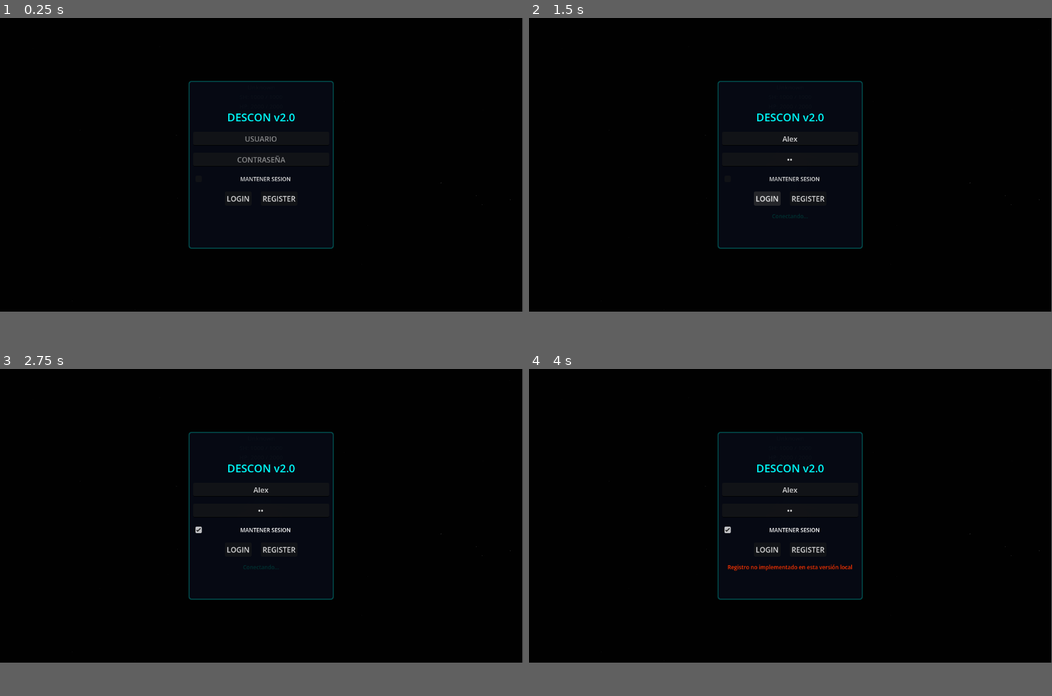
Above: before the commit, frames 1-4 (two rows, left to right).
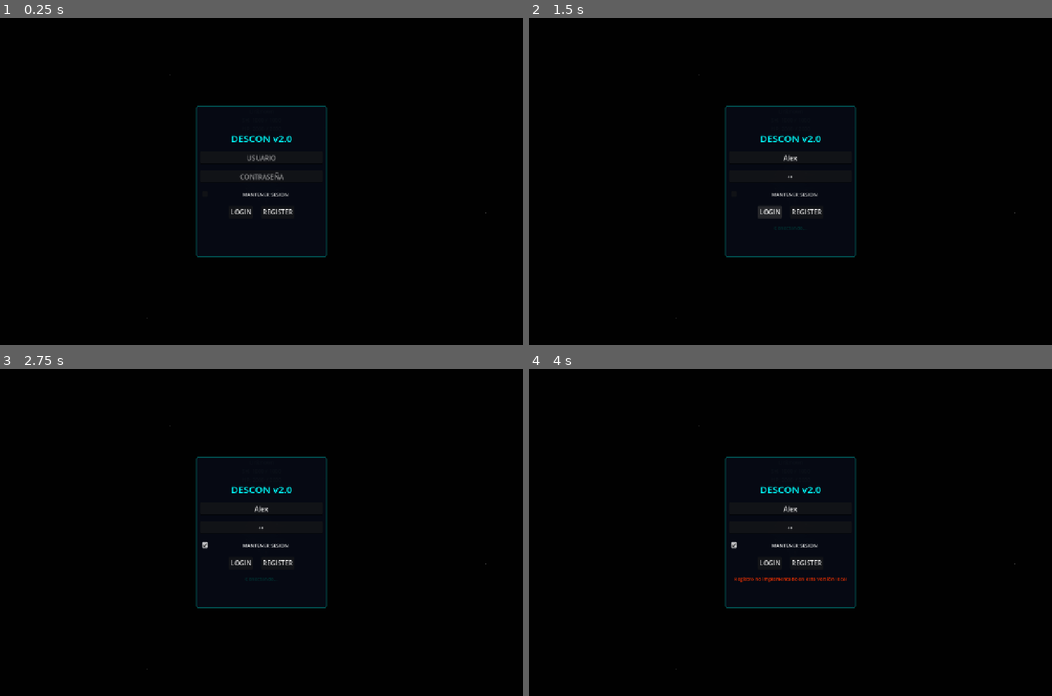
Above: after the commit, the same moments.

Repository: Ohcul94/Descon
Game: Godot game, scene res://scenes/MainGame.tscn
Same seed, same stepped clock (60 frames per second), same inputs: the game is played once before the commit and once after it. The engine's default icon, where the game draws it, is replaced by a stand-in: a white triangle on a blue panel in a dark square.
Inputs (mouse positions are in pixels of both pictures, inside the frame that each line leads up to):
- Up to frame 1 (0.25 s): no input
- Up to frame 2 (1.5 s): click (790, 138) at 0.52 s; type "Alex" at 0.6 s; click (790, 158) at 0.75 s; type "12" at 0.83 s; click "LOGIN" at 1.25 s
- Up to frame 3 (2.75 s): click "MANTENER SESION" at 2 s
- Up to frame 4 (4 s): click "REGISTER" at 2.75 s; tap Enter (ui_accept) at 3.5, 3.77 s; move the mouse to (905, 499) at 3.52 s; hold D from 3.53 s (still down); hold Q (fire_laser) from 3.53 s (still down); click (905, 499) at 3.67 s
In our replay, the window is 799x449 before the commit and 800x500 after it. These sizes can differ from the game's own. Grey fills any space a smaller window leaves; there, only what the larger window draws over its background counts as a difference.

The runs differ from the first frame. In frame 1, 1.9% of the frame differs, in the area x 36-98%, y 19-74%; in frame 2, 2.0%; in frame 3, 1.8%; in frame 4, 2.1%.

Commit message:
Ultimso Ajustes para Verison (WEB, ANDROID, y WINDOWS)

Diff:
--- a/descon/project.godot
+++ b/descon/project.godot
@@ -22,6 +22,13 @@
 GameConstants="*res://scripts/autoloads/Constants.gd"
 PartyManager="*res://scripts/systems/PartyManager.gd"
 VFXSystem="*res://scripts/systems/VFXManager.gd"
+
+[display]
+
+window/size/viewport_width=1280
+window/size/viewport_height=800
+window/stretch/mode="canvas_items"
+window/stretch/aspect="expand"
 
 [editor]
 
@@ -64,3 +71,4 @@
 rendering_device/driver.windows="d3d12"
 renderer/rendering_method="gl_compatibility"
 renderer/rendering_method.mobile="gl_compatibility"
+textures/vram_compression/import_etc2_astc=true
--- a/descon/scripts/autoloads/NetworkManager.gd
+++ b/descon/scripts/autoloads/NetworkManager.gd
@@ -55,7 +55,14 @@
 
 	login_name = p_name
 	auth_token = p_token
-	var url = "ws://" + str(ip) + ":" + str(port) + "/socket.io/?EIO=4&transport=websocket"
+	var url = ""
+	if ip.contains(".") and not ip.is_valid_ip_address():
+		# Es un dominio (ej. Cloudflare Tunnel), usamos WSS y omitimos el puerto manual si es estándar
+		url = "wss://" + ip + "/socket.io/?EIO=4&transport=websocket"
+	else:
+		# Es una IP clásica (ej. 127.0.0.1 o tu IP pública), usamos WS y el puerto
+		url = "ws://" + str(ip) + ":" + str(port) + "/socket.io/?EIO=4&transport=websocket"
+
 	print("[NET] Conectando a ", url)
 	var err = socket.connect_to_url(url)
 	if err != OK:
--- a/descon/scripts/systems/LoginUI.gd
+++ b/descon/scripts/systems/LoginUI.gd
@@ -29,6 +29,16 @@
 		NetworkManager.login_success.connect(_on_auth_success)
 		if not NetworkManager.connection_lost.is_connected(_on_connection_lost):
 			NetworkManager.connection_lost.connect(_on_connection_lost)
+
+	# v214.200: FIX TÁCTIL PARA TABLETS (Forzar foco al tocar inputs)
+	if user_input: user_input.gui_input.connect(_on_input_gui_input.bind(user_input))
+	if pass_input: pass_input.gui_input.connect(_on_input_gui_input.bind(pass_input))
+
+func _on_input_gui_input(event: InputEvent, node: LineEdit):
+	if event is InputEventMouseButton and event.pressed:
+		node.grab_focus()
+		if OS.has_feature("mobile"):
+			DisplayServer.virtual_keyboard_show(node.text)
 
 func _on_connection_lost():
 	_on_auth_fail("CONEXIÓN TERMINADA.")
@@ -73,8 +83,37 @@
 	_show_status("Conectando...", Color.CYAN)
 	_save_user_state()
 
-	# Intentar conexión (v141.70 usa 127.0.0.1 por defecto para desarrollo local)
-	NetworkManager.connect_to_server("127.0.0.1", 3333, u, p)
+# Intentar conexión dinámica (v141.72: Fix Auto-Cloudflare para APK)
+	var target_ip = "mileage-cakes-teaches-personal.trycloudflare.com" # Cambiado de 127.0.0.1
+	var target_port = 443 # El puerto de los túneles HTTPS siempre es 443
+
+	# Usar 127.0.0.1 solo si estamos en el editor de Godot testeando local
+	if OS.has_feature("editor"):
+		target_ip = "127.0.0.1"
+		target_port = 3333
+
+	# 1. Prioridad: Argumentos de consola
+	var args = OS.get_cmdline_args()
+	for i in range(args.size()):
+		if args[i] == "--ip" and i + 1 < args.size():
+			target_ip = args[i+1]
+		elif args[i] == "--port" and i + 1 < args.size():
+			target_port = int(args[i+1])
+
+	# 2. Prioridad: Archivo de configuración manual (al lado del .exe)
+	var exe_path = OS.get_executable_path().get_base_dir()
+	var config_file = exe_path + "/server_config.ini"
+	if FileAccess.file_exists(config_file):
+		var file = FileAccess.open(config_file, FileAccess.READ)
+		var content = file.get_as_text().strip_edges()
+		if content != "":
+			var lines = content.split("\n")
+			for line in lines:
+				if line.begins_with("ip="): target_ip = line.split("=")[1].strip_edges()
+				elif line.begins_with("port="): target_port = int(line.split("=")[1].strip_edges())
+		print("[NET] Configuración cargada desde archivo externo: ", target_ip)
+
+	NetworkManager.connect_to_server(target_ip, target_port, u, p)
 
 func _on_register_btn_pressed():
 	_show_status("Registro no implementado en esta versión local", Color.YELLOW)
Not shown, changed: descon/assets/Personajes/Assets 3D/futuristic+jet+3d+model_futuristicjet3dmodel_basecolor.jpg.import
Not shown, changed: descon/assets/Personajes/Assets 3D/textures/futuristicjet3dmodel_basecolor.jpg.import
Not shown, added: descon/export_presets.cfg
Not shown, added: Descon (Viejo)/Descon/public/Descon.apple-touch-icon.png
Not shown, added: Descon (Viejo)/Descon/public/Descon.audio.position.worklet.js
Not shown, added: Descon (Viejo)/Descon/public/Descon.audio.worklet.js
Not shown, added: Descon (Viejo)/Descon/public/Descon.icon.png
Not shown, added: Descon (Viejo)/Descon/public/Descon.js
Not shown, added: Descon (Viejo)/Descon/public/Descon.pck
Not shown, added: Descon (Viejo)/Descon/public/Descon.png
Not shown, added: Descon (Viejo)/Descon/public/Descon.wasm
Not shown, changed: Descon (Viejo)/Descon/public/index.html
(and 19 more such lines)
